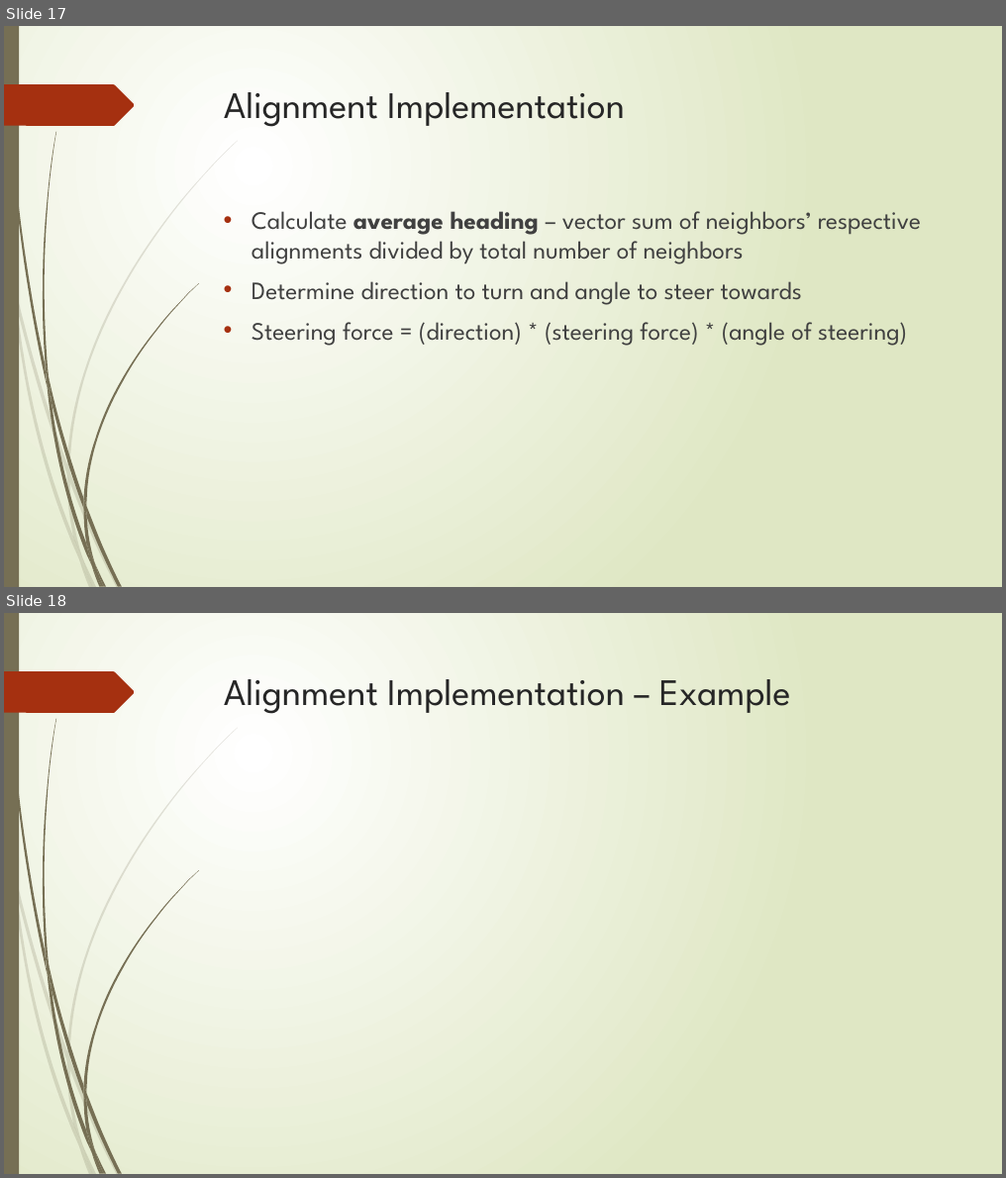
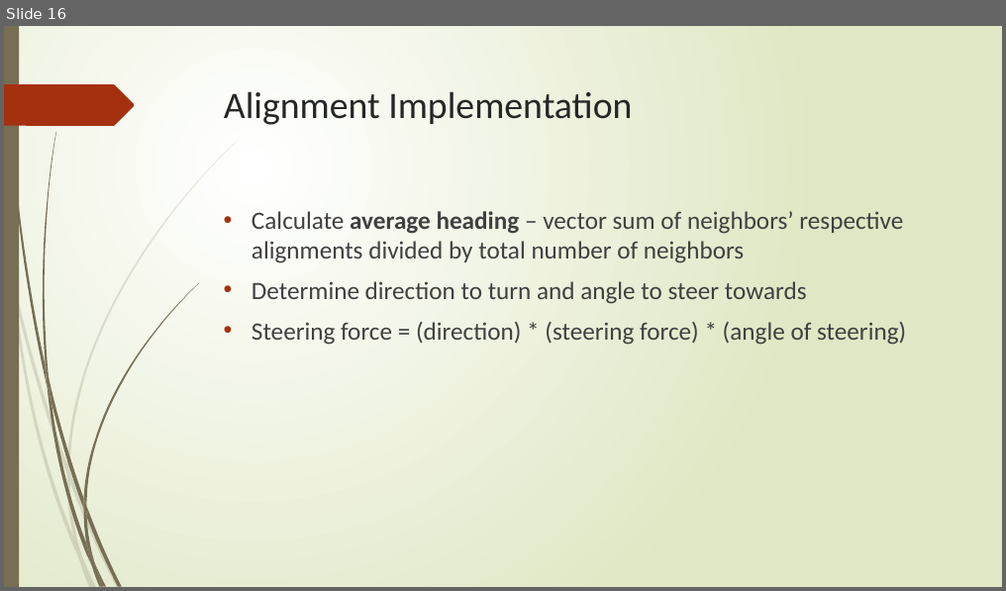
Before and after one commit to NattyBumppo/flockingdemo, a slide deck: flocking.pptx. Shown one above the other, each under a label of ours: slides 17 and 18 before the commit, slide 16 after it. The pictures are 1006x1178 and 1006x591 pixels, drawn with LibreOffice and Linux fonts; fonts in the diff are those of the drawing. Boxes give left, top, right and bottom in pixels: in the first picture for what was removed or moved away, otherwise in the second. Text is boxed around its words. In the diff, an @@ line names an element or a change of style, - is before the commit and + after.

```diff
--- a/flocking.pptx
+++ b/flocking.pptx
@@ slide 18 removed at bbox=[4, 613, 1002, 1174], background gradient #FFFFFF to #DFE8C4; not listed: 24 template elements that a slide beside it also shows @@
@@ title removed at bbox=[224, 679, 791, 714] @@
-Alignment Implementation – Example
@@ what was slide 17 is now slide 16 @@
@@ slide 16 changed as well @@
@@ title "Alignment Implementation" at bbox=[224, 91, 632, 125]: font League Spartan to Calibri @@
@@ text "Calculate average heading – vector ..." at bbox=[252, 211, 906, 345]: font League Spartan to Calibri @@
```
Also in this commit, not shown: 18 other slides changed, 2 other slides removed, 2 other files.
